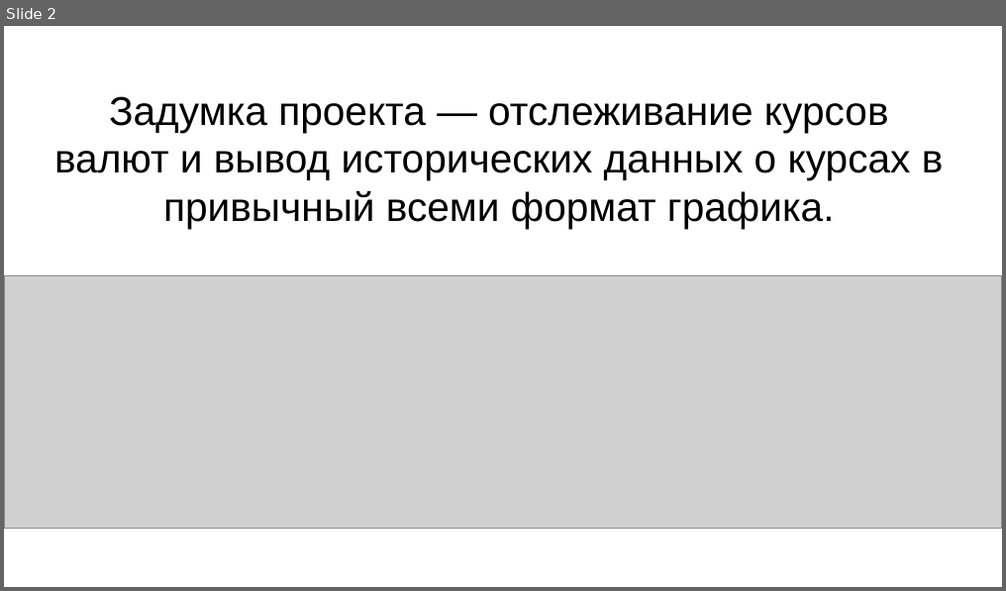
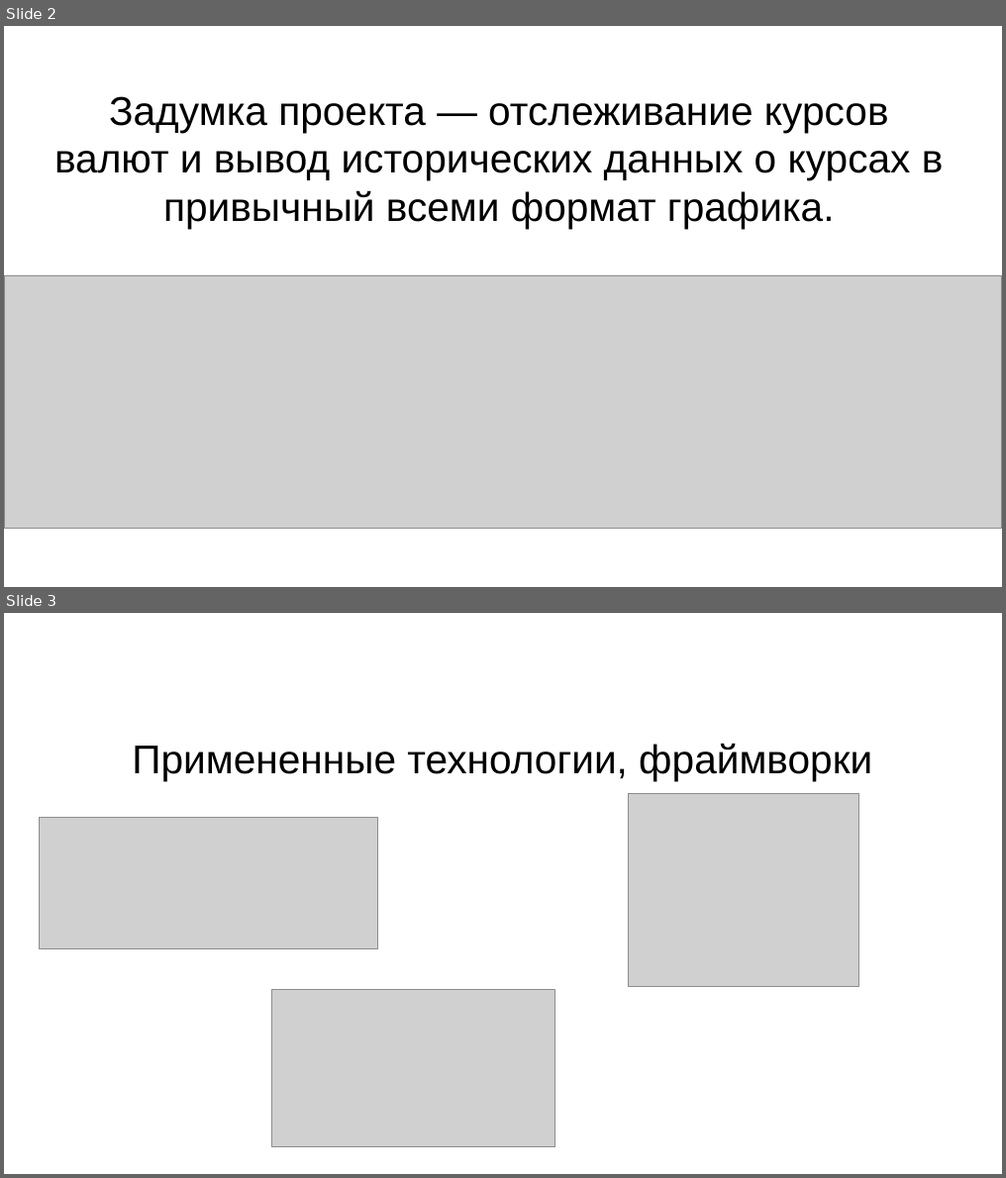
Before and after one commit to AdamToocuy/PasswordManagerWeb, a slide deck: WEB project defend.odp. Shown one above the other, each under a label of ours: slide 2 before the commit, slides 2 and 3 after it. The pictures are 1006x591 and 1006x1178 pixels, drawn with LibreOffice and Linux fonts; fonts in the diff are those of the drawing; grey boxes stand for pictures. Boxes give left, top, right and bottom in pixels: in the first picture for what was removed or moved away, otherwise in the second. Text is boxed around its words. In the diff, an @@ line names an element or a change of style, - is before the commit and + after.

```diff
--- a/WEB project defend.odp
+++ b/WEB project defend.odp
@@ slide 3 added at [4, 613, 1002, 1174], background #FFFFFF @@
@@ subtitle added at [132, 743, 872, 781], 32 pt, text #000000 @@
+Примененные технологии, фраймворки
@@ picture added at [40, 818, 378, 950] @@
@@ picture added at [629, 794, 859, 988] @@
@@ picture added at [271, 990, 555, 1149] @@
```
Also in this commit, not shown: 2 other slides added, 2 other files.
